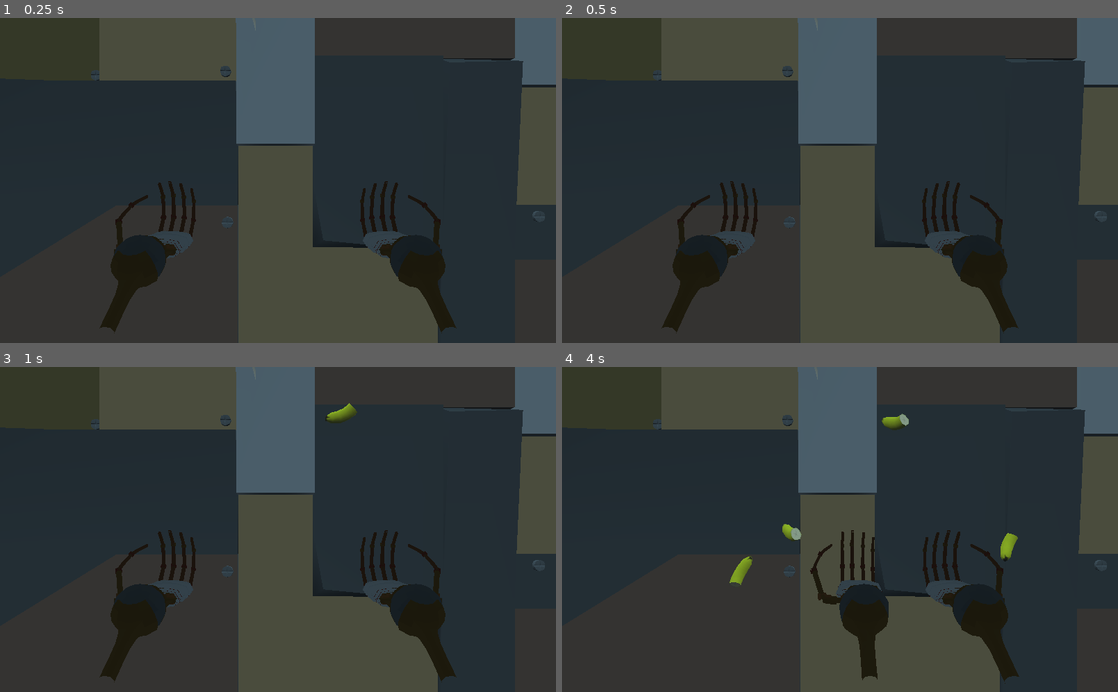
Above: before the commit, frames 1-4 (two rows, left to right).
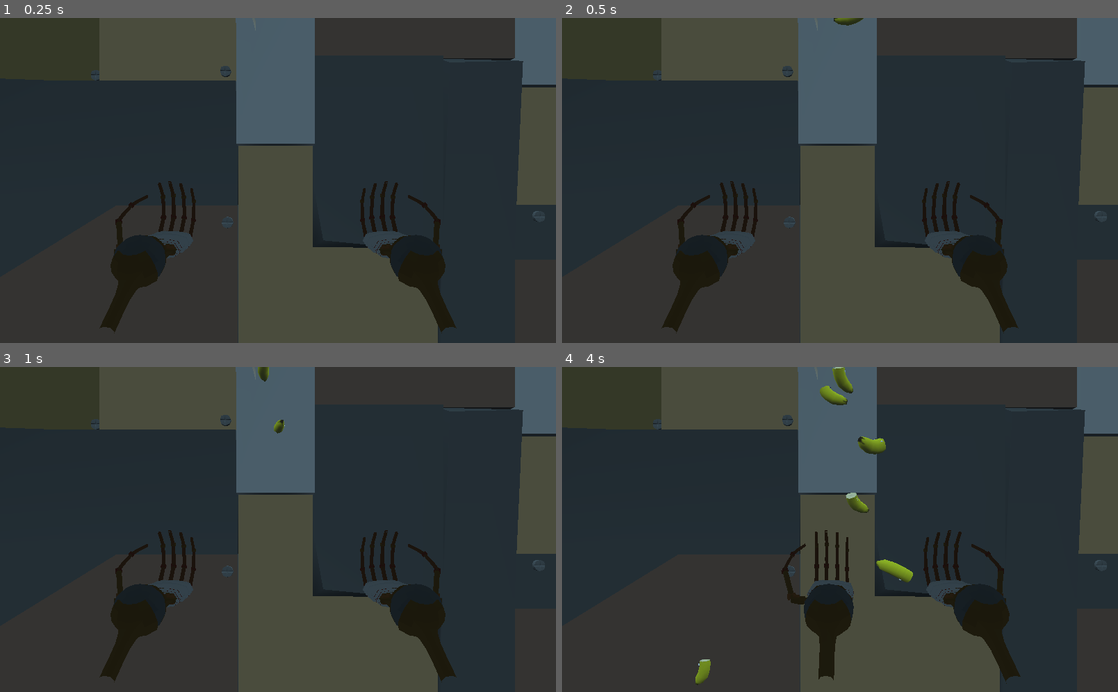
Above: after the commit, the same moments.

Repository: angrykoala/sgdjam21
Game: Godot game, scene res://scenes/main.tscn
The game is run twice, just before and just after one commit, with the same random seed, the same clock (stepped at 60 frames per second) and the same inputs.
Inputs:
- Up to frame 1 (0.25 s): no input
- Up to frame 2 (0.5 s): no input
- Up to frame 3 (1 s): hold D (move_lhand_right) from 0.53 s (still down); hold Space (clap) from 0.53 s (still down)
- Up to frame 4 (4 s): release D (move_lhand_right) at 1.28 s; release Space (clap) at 1.28 s; hold A (move_lhand_left) 1.28-2.03 s; tap Space (clap) at 1.35, 2.85 s; hold Space (clap) 2.03-2.78 s; hold D (move_lhand_right) 2.03-3.53 s; hold A (move_lhand_left) from 3.53 s (still down); hold Space (clap) from 3.53 s (still down)

Frame 1 is identical in both runs. In frame 2, less than 0.1% of the frame differs, in the area x 48-55%, y 0-3%; in frame 3, 0.3%; in frame 4, 5.6%, in the area x 24-83%, y 0-98%.

Commit message:
OnionerPlus casi genera la fruta final.

Diff:
--- a/entities/fruits/half_banana.tscn
+++ b/entities/fruits/half_banana.tscn
@@ -1,8 +1,9 @@
-[gd_scene load_steps=6 format=2]
+[gd_scene load_steps=7 format=2]
 
 [ext_resource path="res://assets/Platano/Platano-1_1Abajo.obj" type="ArrayMesh" id=1]
 [ext_resource path="res://assets/Platano/Platano_Text.png" type="Texture" id=2]
 [ext_resource path="res://entities/fruits/fruit.tscn" type="PackedScene" id=3]
+[ext_resource path="res://entities/googly-eyes/Googly-eyesl.tscn" type="PackedScene" id=4]
 
 [sub_resource type="SpatialMaterial" id=1]
 albedo_texture = ExtResource( 2 )
@@ -21,3 +22,9 @@
 [node name="CollisionShape" type="CollisionShape" parent="." index="1"]
 transform = Transform( 1, 0, 0, 0, -4.37114e-08, -1, 0, 1, -4.37114e-08, 0, 0.019644, 0 )
 shape = SubResource( 2 )
+
+[node name="Eye" parent="." index="2" instance=ExtResource( 4 )]
+transform = Transform( -4.37114e-10, 0.01, -4.37114e-10, 0, -4.37114e-10, -0.01, -0.01, -4.37114e-10, 1.91069e-17, 0.0320135, 0.079055, 0.030807 )
+
+[node name="Eye2" parent="." index="3" instance=ExtResource( 4 )]
+transform = Transform( -4.37114e-10, 0.01, -4.37114e-10, 0, -4.37114e-10, -0.01, -0.01, -4.37114e-10, 1.91069e-17, 0.0320135, 0.079055, -0.0313926 )
--- a/entities/unioner/OnionerPlus.gd
+++ b/entities/unioner/OnionerPlus.gd
@@ -1,5 +1,8 @@
 extends Spatial
 
+var frutas_scenes = {"Manzana":preload("res://entities/fruits/apple/Manzana.tscn"),
+		"Naranja":preload("res://entities/fruits/orange/Naranja.tscn")
+		}
 
 export var combos={"Manzajabolla":[{"Manzana":2,"Naranja":1,"Cebolla":1},12],
 					"Manzaranja":[{"Manzana":2,"Naranja":2},9]}
@@ -17,7 +20,7 @@
 
 # Called when the node enters the scene tree for the first time.
 func _ready():
-	var ingredientes={"Manzana":6,"Naranja":9,"Cebolla":4}
+	var ingredientes={"Manzana":6,"Naranja":9,"Cebolla":0}
 
 	var texto="Con"
 	for ingrediente in ingredientes:
@@ -26,7 +29,7 @@
 	print(texto)
 
 	var frankenfruits=create_franken_fruits(ingredientes)
-	print(frankenfruits)
+	# print(frankenfruits)
 
 func create_franken_fruits(part_list):
 	var frankenfruits=[]
@@ -71,7 +74,7 @@
 		var frutilla_ordenada=ordenar_ingredientes(frutilla)
 		var nombre=generar_nombre(frutilla_ordenada)
 		instanciar_frankenfruta(nombre,frutilla_ordenada)
-		frankenfruits.append(nombre)
+		frankenfruits.append(instanciar_frankenfruta(nombre,frutilla_ordenada))
 
 	return frankenfruits
 
@@ -85,7 +88,8 @@
 			if mayor==null or part_list[mayor]<=part_list[mayor]:
 				mayor=ingrediente
 
-		ordenado.append(mayor)
+		# ordenado.append(mayor)
+		ordenado.append([mayor,part_list[mayor]])
 		part_list.erase(mayor)
 
 	return ordenado
@@ -97,21 +101,38 @@
 
 	var nombre=""
 
-	for ingrediente in part_list:
+	for ingrediente_ in part_list:
+		var ingrediente=ingrediente_[0]
 		var silabas=len(lexi[ingrediente])
 		nombre=nombre+lexi[ingrediente][rng.randi_range(0,silabas-1)]	# We could use the number of parts to add repeteability
 
 	nombre=nombre.substr(0,1).to_upper()+nombre.substr(1)
 
 	var sufijo=nombre.substr(len(nombre)-1)
-	var sufijo_fruta_mayor=part_list[0].substr(len(part_list[0])-1)
+	var fruta_mayor=part_list[0][0]
+	var sufijo_fruta_mayor=fruta_mayor.substr(len(part_list[0])-1)
 	if sufijo!=sufijo_fruta_mayor:
 		nombre=nombre+sufijo_fruta_mayor
 
 	return nombre
 
 func instanciar_frankenfruta(nombre,part_list):
-	print(nombre+" "+str(part_list))
+	var frankenfruta=null
+	var frankenfruta_=Spatial.new()
+
+	#print(nombre+" "+str(part_list))
+	for fruta_ in part_list:
+		var fruta=fruta_[0]
+		var cantidad=fruta_[1]
+
+		if cantidad>0 and (fruta in frutas_scenes):
+			frankenfruta=frutas_scenes[fruta].instance()
+			frankenfruta_.add_child(frankenfruta)
+
+	# enable visible parts (consecutive in case of several parts)
+
+
+	return frankenfruta_
 
 func suficientes_ingredientes_para_combo(combo,part_list):
 	var suficientes=true
--- /dev/null
+++ b/entities/unioner/OnionerTest.gd
@@ -0,0 +1,22 @@
+extends Spatial
+
+
+# Declare member variables here. Examples:
+# var a = 2
+# var b = "text"
+
+
+# Called when the node enters the scene tree for the first time.
+func _ready():
+	var ingredientes={"Manzana":6,"Naranja":9,"Cebolla":4}
+	var frankenfruits=$OnionerPlus.create_franken_fruits(ingredientes)
+
+	for frankenfruta in frankenfruits:
+		if typeof(frankenfruta)==TYPE_STRING:
+			pass
+		else:
+			self.add_child(frankenfruta)
+
+# Called every frame. 'delta' is the elapsed time since the previous frame.
+#func _process(delta):
+#	pass
--- /dev/null
+++ b/entities/unioner/OnionerTest.tscn
@@ -0,0 +1,12 @@
+[gd_scene load_steps=3 format=2]
+
+[ext_resource path="res://entities/unioner/OnionerTest.gd" type="Script" id=1]
+[ext_resource path="res://entities/unioner/OnionerPlus.tscn" type="PackedScene" id=2]
+
+[node name="OnionerTest" type="Spatial"]
+script = ExtResource( 1 )
+
+[node name="OnionerPlus" parent="." instance=ExtResource( 2 )]
+
+[node name="Camera" type="Camera" parent="."]
+transform = Transform( 1, 0, 0, 0, 1, 0, 0, 0, 1, 0, 0, 2.42257 )
